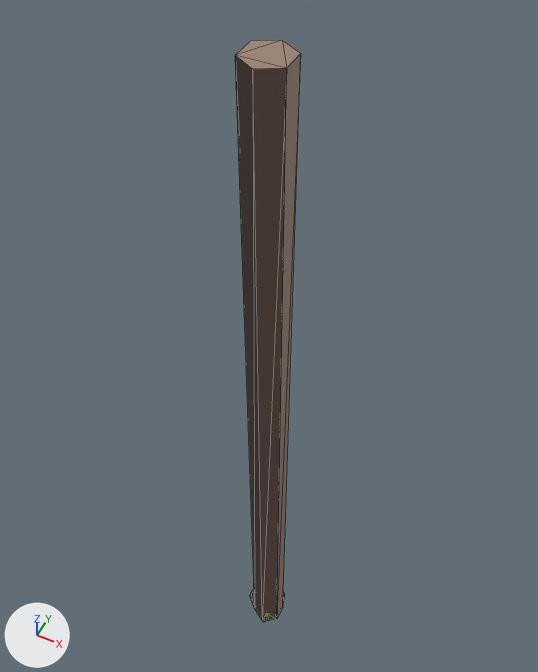
An edit to the glTF model Redist/Models/3dmodels/post_713x00.gltf, drawn before and after from the same camera.
Rendered twice from a camera (50 mm lens) standing at (2.25, -4.49, 12.62) and looking at (-0.45, 0.92, 5.86). Arrows for +X, +Y and +Z are at lower left; the lights stay in place. Mesh edges are drawn as thin lines. Vertices at the same position are counted once.
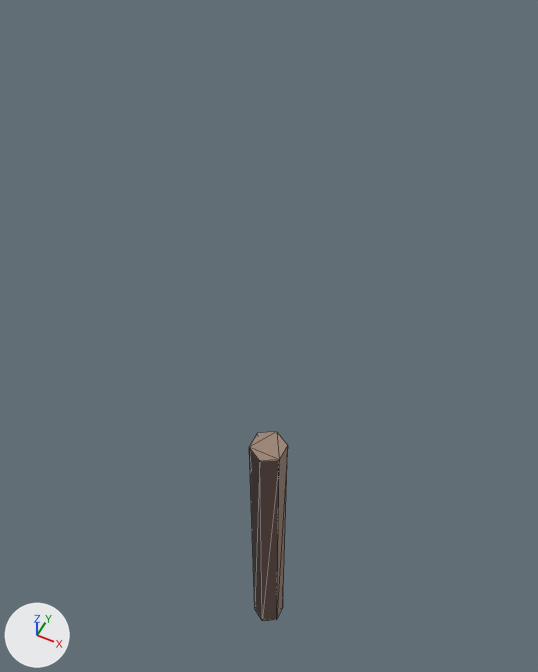
Changed parts and their boxes [x1, y1, x2, y2] in the pictures (538 x 672 px):
'Cylinder', reshaped (40% narrower, 67% shorter)
    before: [235, 40, 301, 622]
    after: [249, 432, 288, 621]

Diff of the bpy script that builds the scene:
```diff
--- a/Redist/Models/3dmodels/post_713x00.gltf.py
+++ b/Redist/Models/3dmodels/post_713x00.gltf.py
@@ me_cylinder @@
 # used by ob_cylinder; location = (0.0, 0.0, 0.0)
-me_cylinder.from_pydata(...)  # 24 vertices, 32 faces; spans x -0.37..0.21, y -0.26..0.32, z -0.01..10.0
+me_cylinder.from_pydata(...)  # 12 vertices, 20 faces; spans x -0.21..0.21, y -0.23..0.26, z 0.0..5.0
+# me_cylinder part 1
+# 18 vertices are removed from x -0.37..0.2, y -0.26..0.32, z -0.01..10.0
+# 28 faces are deleted
+# 6 vertices are added at (0.0, 0.23, 5.0), (0.2, 0.12, 5.0), (0.2, -0.12, 5.0), (0.0, -0.23, 5.0), (-0.2, -0.12, 5.0), (-0.2, 0.12, 5.0)
+# 16 new faces join them
 me_cylinder.materials.append(mat_material)
```
